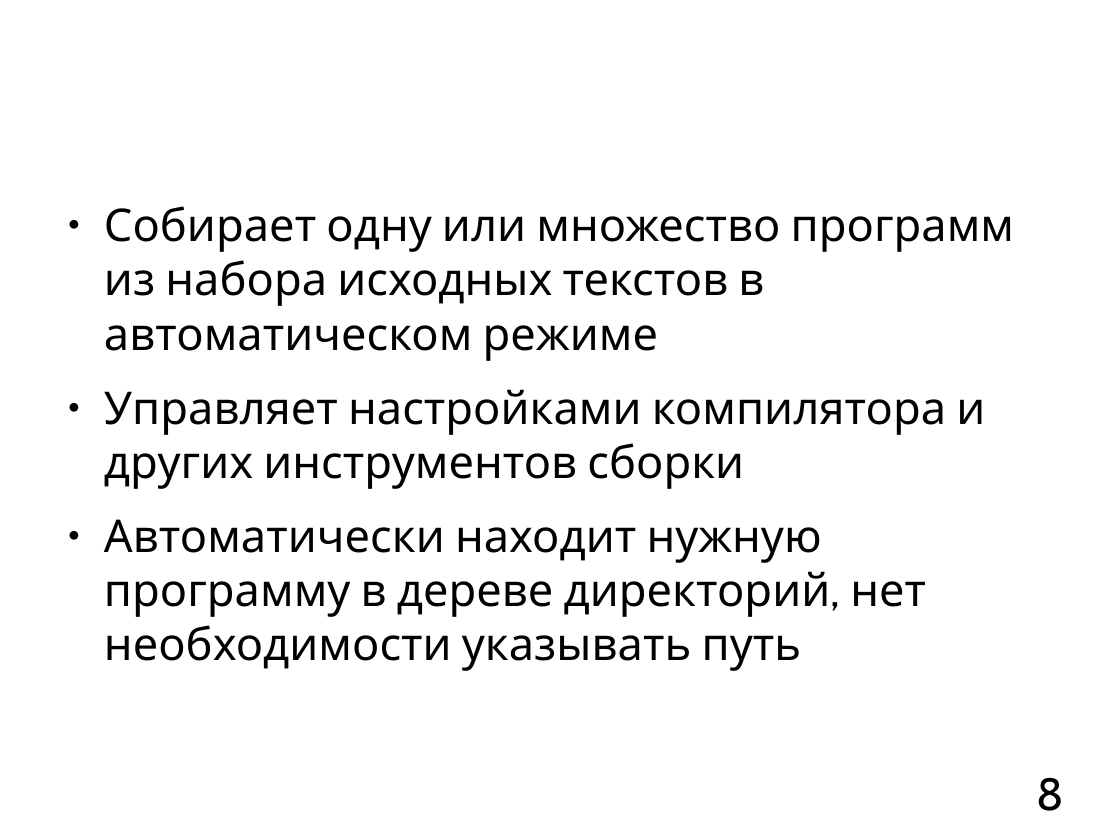
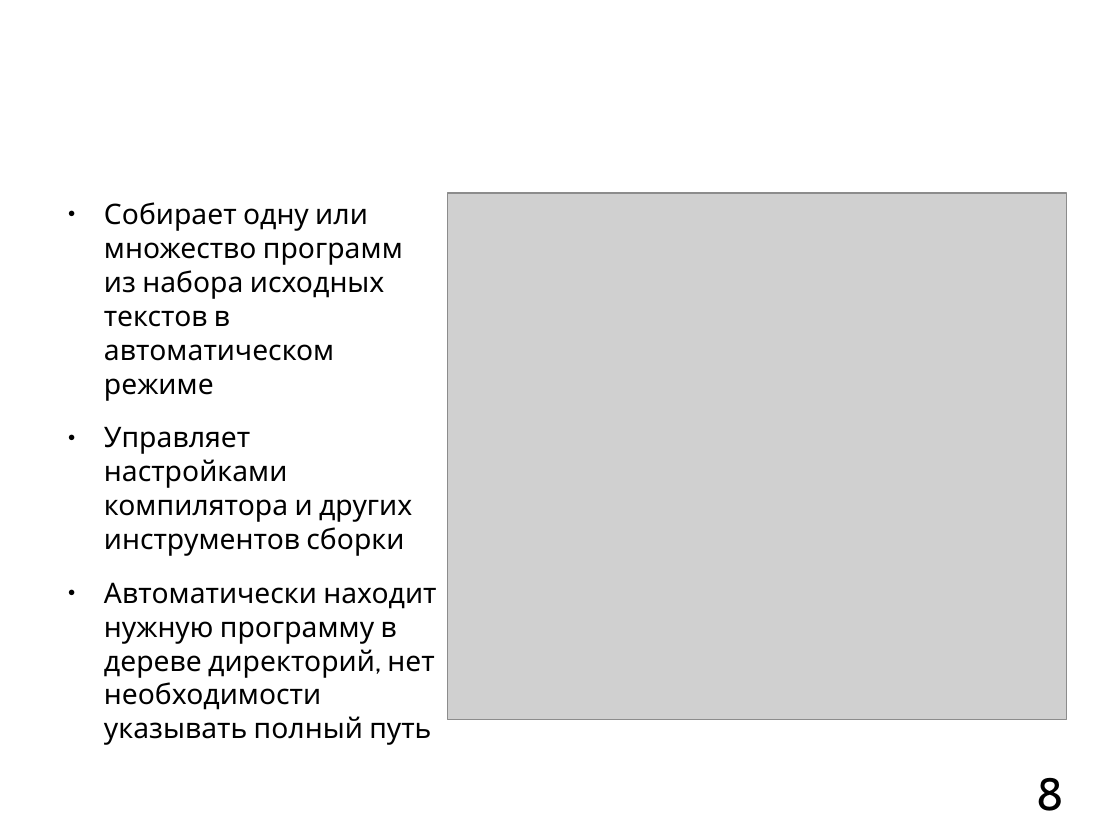
Before and after one commit to mkpankov/adaptor, a slide deck: slide 8 of diploma/defense/brochure.odp. Drawn at 1120x840 pixels with LibreOffice and Linux fonts; fonts in the diff are those of the drawing; grey boxes stand for pictures; background and template pictures are left out. Boxes give left, top, right and bottom in pixels: in the first picture for what was removed or moved away, otherwise in the second. Text is boxed around its words. In the diff, an @@ line names an element or a change of style, - is before the commit and + after.

Commit message:
Added a lot of pictures.

```diff
--- a/diploma/defense/brochure.odp
+++ b/diploma/defense/brochure.odp
@@ text at bbox=[104, 202, 412, 556]: size 32 to 20 pt in "Собирает одну или множество программ из набора ...", "Управляет настройками компилятора и других инструментов сбор ..." @@
@@ picture added at bbox=[448, 193, 1067, 720] @@
@@ text at bbox=[104, 582, 436, 745]: text changed; size 32 to 20 pt @@
-● Автоматически находит нужную программу в дереве директорий, нет необходимости указывать путь
+● Автоматически находит нужную программу в дереве директорий, нет необходимости указывать полный путь
```
Also in this commit, not shown: 6 other slides changed, 2 slides added, 2 slides removed.
